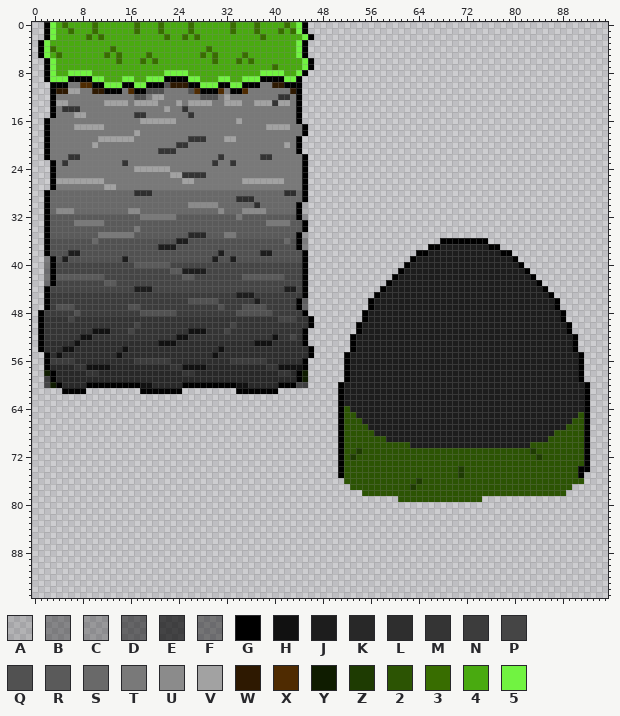
Edited in one commit: sprite sheet (GameFolder/Assets/Tiles/Overworld/extCaveTiles.png). Above is the file before it was changed.
The file is 96x96 pixels. Pixels under 10% opacity are left out. Colours within 5 levels of each other are drawn and written as one.
Palette (. is transparent): A #00000022  B #00000059  C #00000042  D #00000081  E #000000ab  F #0000006f  G #000000  H #111111  J #1d1d1d  K #282828  L #2e2e2e  M #343434  N #3c3c3c  P #454545  Q #515151  R #5a5a5a  S #696969  T #797979  U #8b8b8b  V #a2a2a2  W #2e1901  X #4f2b01  Y #0f1c00  Z #1e3b02  2 #2c5403  3 #386d00  4 #49aa10  5 #71f341
After the commit:
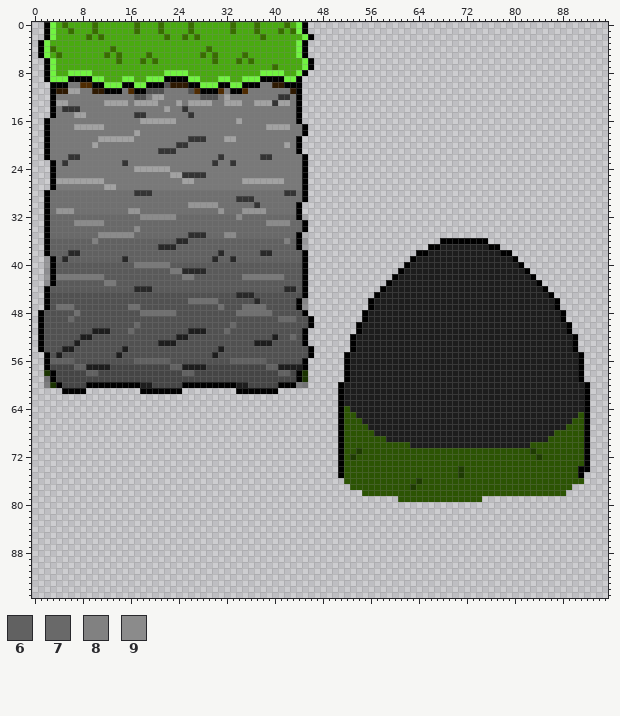
Colours new in this view: 6 #616161  7 #696969  8 #818181  9 #8b8b8b
The exact change:
@@ palette @@
-B #00000059
+B #00000034
-D #00000081
+D #0000004d
-E #000000ab
+E #00000065
-S #696969
+S #707070
-U #8b8b8b
+U #969696
-Y #0f1c00
+Y #1a3300
@@ x 0..47 @@
 27 ...GTTTTTTTTVVTTTTTTTTTTTTTTTTTTTTTTTTTTTTTTTG..
-28 ..GSSSSSSSSSSSSSSLLLSSSSSSSSSSSSSSSSSSSSSSLLSG..
-29 ..GSSSSSSSSSSSSSSSSSSSSSSSSSSSSSSSLLLSSSSSSSSG..
-30 ..GSSSSSSSSSSSSSSSSSSSSSSSUUUUUSSSSSSLSSSSSSGA..
-31 ..GSUUUSSSSSSSSSUUSSSSSSSSSSSSSUSSSUUUUSSSSSGA..
-32 ..GRRRRRRRRRRRRRRRTTTTTTRRRRRRRRRRTRRRRRRRRRGC..
-33 ..GRRRRTTTTTRRRRRRRRRRRRRRRRRRRRRRRRRRRTTTTRRG..
-34 ..GRRRRRRRRRRRRRRTRRRRRRRRRRRRRRRRRRRRRRRRRRRG..
-35 ..GRRRRRRRRTTTTTTRRRRRRRRRKKKRRRTTRRRRRRRRRRGC..
-36 ..GQQQQQQQSQQQQQQQQQQQQQJJQQQQQQQQQQQQQQQQSQGB..
-37 ..GQQQQQQQQQQQQQQQQQQJJJQQQQQQQQQQQQQQQQQQQQGB..
-38 ..GQQQJJQQQQQQQQQQQQQQQQQQQQQQQJQQQQQQJJQQQQQG..
-39 ..BGQJQQQQQQQQQJQQQQQQQQQQQQQQJQQJQQQQQQQQQQQG..
-40 ..FGPPPPPPPPPPPPPRRRRRRPPPPPPPPPPPPPPPPPPPPPPG..
-41 ..FGPPPPPPPPPPPPPPPPPPPRRJJJJPPPPPPPPPPPPPPPPG..
-42 ..FGRRRRRRRRPPPPPPPPPPPPPRRPPPPPPPPRRRRRRRPPPG..
-43 ..FGPPPPPPPPRRPPPPPPPPPPPPPPPPPPPPPPPPPPPPPPPG..
-44 ..GPPPPPPPPPPPPPPJJJPPPPPPPPPPPPPPPPPPPPPPJJPG..
-45 ..GNNNNNNNNNNNNNNNNNNNNNNNNNNNNNNNJJJNNNNNNNNG..
-46 ..GNNNNNNNNNNNNNNNNNNNNNNNQQQQQNNNNNNJNNNNNNGD..
-47 ..GNQQQNNNNNNNNNQQNNNNNNNNNNNNNQNNNQQQQNNNNNGD..
-48 .GNNNNNQNNNNNNNNNNQQQQQQNNNNNNNNNNQQQQQQNNNNNG..
-49 .GMMMMPMMMMMMMMMMMMMMMMMMMMMMMMMMMMMMMMMMPPPMMG.
-50 .GMMMMMMMMMMMMMMMPMMMMMMMMMMMMMMMPMMMMMMMMMMMMG.
-51 .GMMMMMMMMHHHMMMPMMMMMMMMMHHHMMMPMMMMMMMMMMMMG..
-52 .GMMMMMMHHMMMMMMMMMMMMMMHHMMMMMMMMMMMMMMHMMPMG..
-53 .GLLLLLHLLLLLLLLLLLLLHHHLLLLLLLLLLLLLHHHLLLLLG..
-54 .GLLLHHLLLLLLLLHLLLLLLLLLLLLLLLHLLLLLLLLLLLLLLG.
-55 ..GLHLLLLLLLLLHLLLLLLLLLLLLLLLHLLLLLLLLLLLLLLLG.
-56 ..GNNNNLLLLLLLLLLNNNNNNLLLLLLLLLLNNNNNNLLLLLLG..
-57 ..GKKKKMMHHHHKKKKKKKKKKMMHHHHKKKKKKKKKKMMHHHHG..
-58 ..YGKKKKKMMKKKKKKKKKKKKKKMMKKKKKKKKKKKKKKMMKGY..
-59 ..EGKKKKKKKKKKKKKKKKKKKKKKKKKKKKKKKKKKKKKKKKGY..
-60 ..EYGKKKKGGGGGGGGGHHKKKKKGGGGGGGGGHHKKKKKGGGEE..
+28 ..GSSSSSSSSSSSSSSMMMSSSSSSSSSSSSSSSSSSSSSSMMSG..
+29 ..GSSSSSSSSSSSSSSSSSSSSSSSSSSSSSSSMMMSSSSSSSSG..
+30 ..GSSSSSSSSSSSSSSSSSSSSSSSUUUUUSSSSSSMSSSSSSG...
+31 ..GSUUUSSSSSSSSSUUSSSSSSSSSSSSSUSSSUUUUSSSSSG...
+32 ..G77777777777777799999977777777779777777777GA..
+33 ..G777799999777777777777777777777777777999977G..
+34 ..G777777777777779777777777777777777777777777G..
+35 ..G77777777999999777777777LLL777997777777777GA..
+36 ..G666666686666666666666KK666666666666666686GB..
+37 ..G666666666666666666KKK66666666666666666666GB..
+38 ..G666KK66666666666666666666666K666666KK66666G..
+39 ..BG6K666666666K66666666666666K66K66666666666G..
+40 ..CGRRRRRRRRRRRRRTTTTTTRRRRRRRRRRRRRRRRRRRRRRG..
+41 ..CGRRRRRRRRRRRRRRRRRRRTTKKKKRRRRRRRRRRRRRRRRG..
+42 ..CGTTTTTTTTRRRRRRRRRRRRRTTRRRRRRRRTTTTTTTRRRG..
+43 ..CGRRRRRRRRTTRRRRRRRRRRRRRRRRRRRRRRRRRRRRRRRG..
+44 ..GRRRRRRRRRRRRRRKKKRRRRRRRRRRRRRRRRRRRRRRKKRG..
+45 ..GQQQQQQQQQQQQQQQQQQQQQQQQQQQQQQQKKKQQQQQQQQG..
+46 ..GQQQQQQQQQQQQQQQQQQQQQQQSSSSSQQQQQQKQQQQQQGD..
+47 ..GQSSSQQQQQQQQQSSQQQQQQQQQQQQQSQQQSSSSQQQQQGD..
+48 .GQQQQQSQQQQQQQQQQSSSSSSQQQQQQQQQQSSSSSSQQQQQG..
+49 .GQQQQ7QQQQQQQQQQQQQQQQQQQQQQQQQQQQQQQQQQ777QQG.
+50 .GQQQQQQQQQQQQQQQ7QQQQQQQQQQQQQQQ7QQQQQQQQQQQQG.
+51 .GQQQQQQQQJJJQQQ7QQQQQQQQQJJJQQQ7QQQQQQQQQQQQG..
+52 .GQQQQQQJJQQQQQQQQQQQQQQJJQQQQQQQQQQQQQQJQQ7QG..
+53 .GQQQQQJQQQQQQQQQQQQQJJJQQQQQQQQQQQQQJJJQQQQQG..
+54 .GQQQJJQQQQQQQQJQQQQQQQQQQQQQQQJQQQQQQQQQQQQQQG.
+55 ..GQJQQQQQQQQQJQQQQQQQQQQQQQQQJQQQQQQQQQQQQQQQG.
+56 ..G6666QQQQQQQQQQ666666QQQQQQQQQQ666666QQQQQQG..
+57 ..GPPPP66JJJJPPPPPPPPPP66JJJJPPPPPPPPPP66JJJJG..
+58 ..YGPPPPP66PPPPPPPPPPPPPP66PPPPPPPPPPPPPP66PGY..
+59 ..EGPPPPPPPPPPPPPPPPPPPPPPPPPPPPPPPPPPPPPPPPGY..
+60 ..EYGPPPPGGGGGGGGGJJPPPPPGGGGGGGGGJJPPPPPGGGEE..
 61 .....GGGG.........GGGGGGG.........GGGGGGG.......
